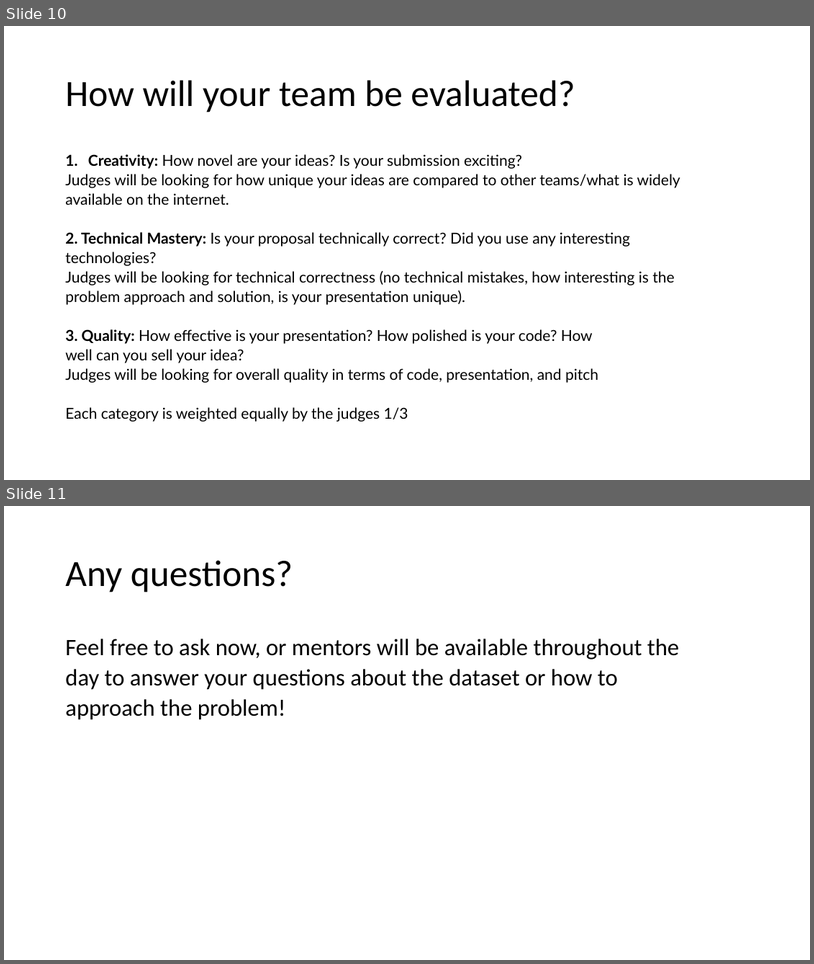
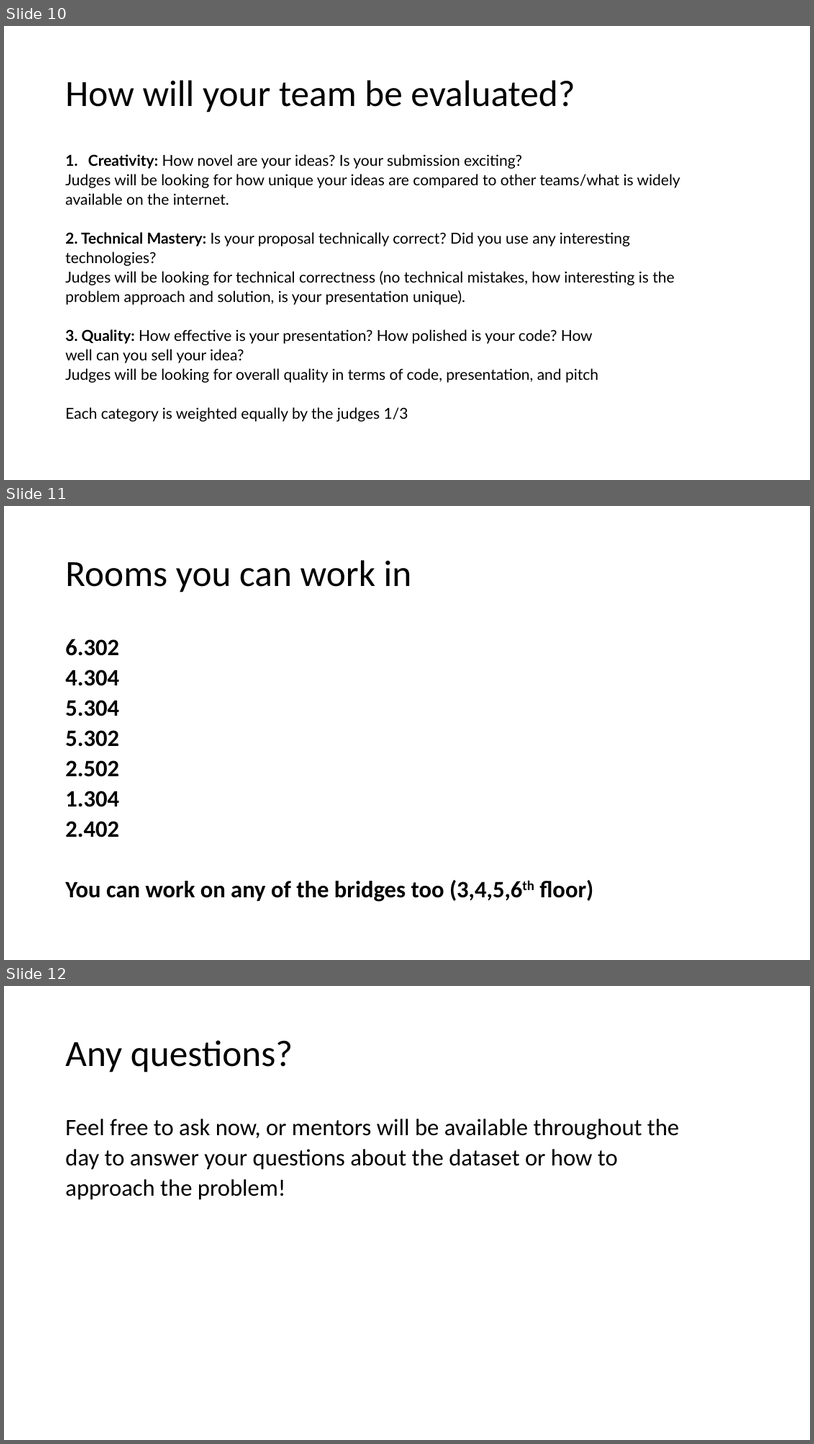
Before and after one commit to MLDS-UT-Austin/DataHack2022, a slide deck: DataHack 2022.pptx. Shown one above the other, each under a label of ours: slides 10 and 11 before the commit, slides 10, 11 and 12 after it. The pictures are 814x964 and 814x1444 pixels, drawn with LibreOffice and Linux fonts; fonts in the diff are those of the drawing. Boxes give left, top, right and bottom in pixels: in the first picture for what was removed or moved away, otherwise in the second. Text is boxed around its words. In the diff, an @@ line names an element or a change of style, - is before the commit and + after.

```diff
--- a/DataHack 2022.pptx
+++ b/DataHack 2022.pptx
@@ slide 11 added at [4, 506, 810, 960], background #FFFFFF @@
@@ title added at [65, 560, 412, 592], 44 pt, text #000000 @@
+Rooms you can work in
@@ text added at [65, 638, 594, 901], 28 pt, text #000000, bold @@
+6.302
+4.304
+5.304
+5.302
+2.502
+1.304
+2.402
+You can work on any of the bridges too (3,4,5,6th floor)
@@ what was slide 11 is now slide 12 @@
```
